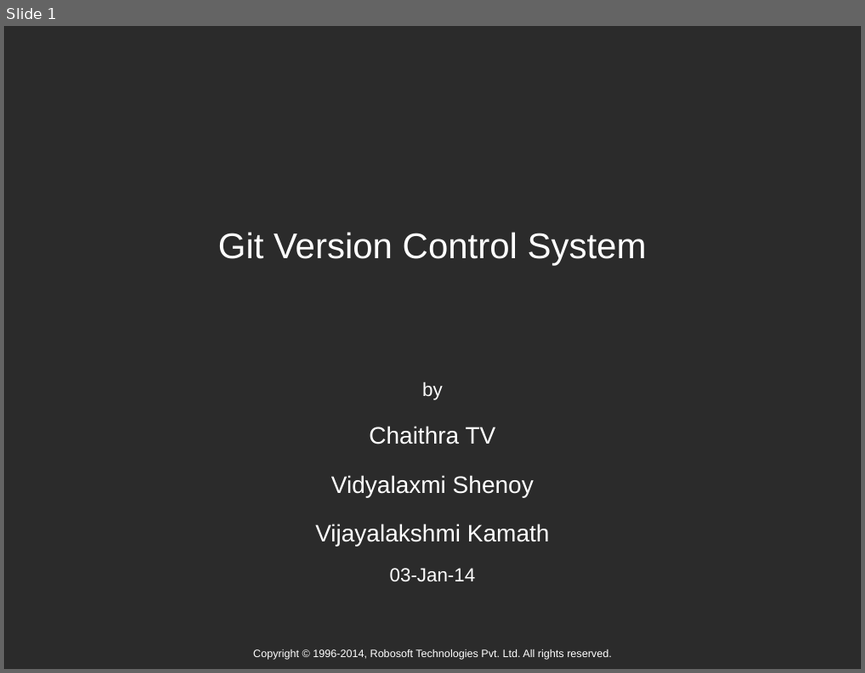
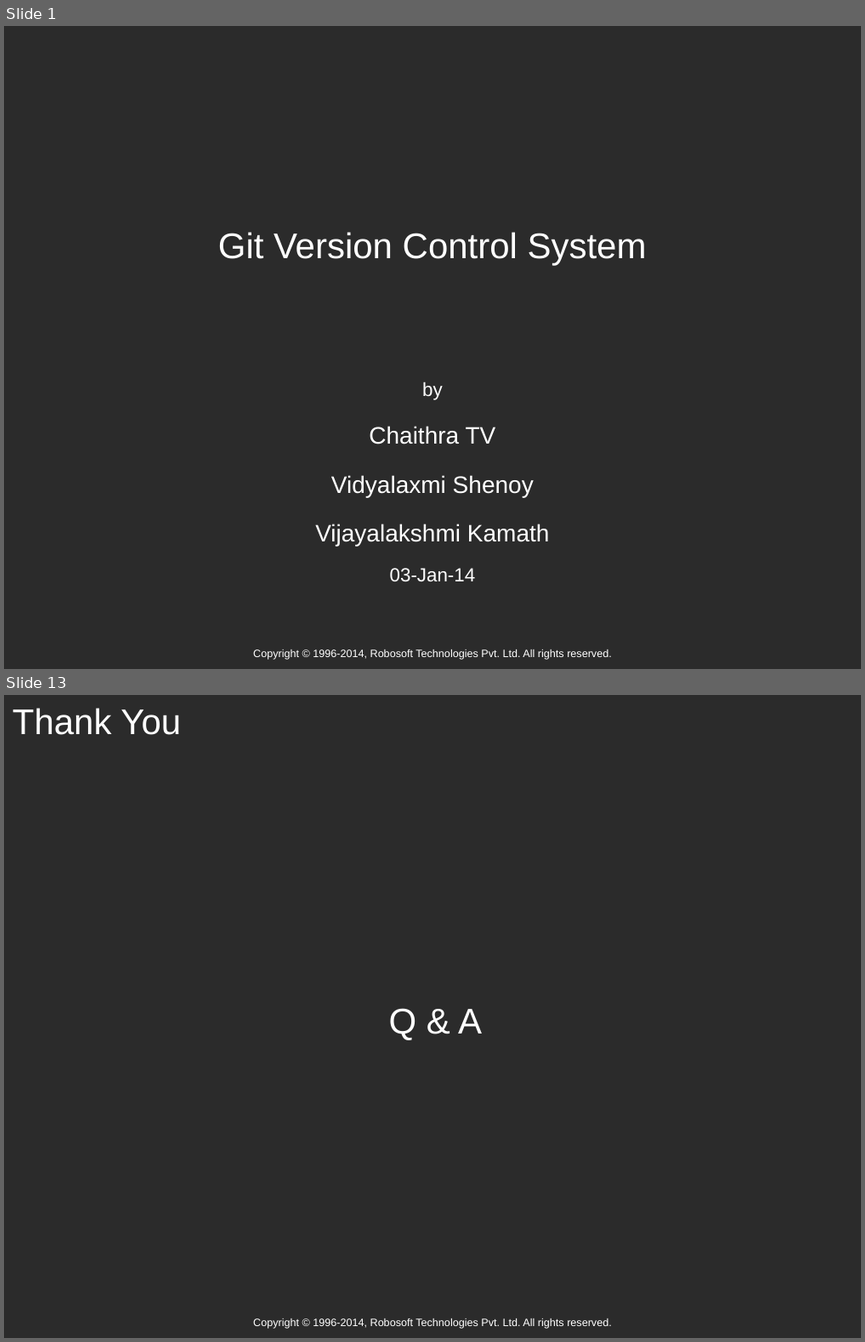
Before and after one commit to vidyalaxmi/GitPresentation, a slide deck: Subject (Limited).ppt. Shown one above the other, each under a label of ours: slide 1 before the commit, slides 1 and 13 after it; the slides between them are not shown. The pictures are 865x673 and 865x1342 pixels, drawn with LibreOffice and Linux fonts; fonts in the diff are those of the drawing; background and template pictures are left out; a plain dark background stands for a picture behind light text. Boxes give left, top, right and bottom in pixels: in the first picture for what was removed or moved away, otherwise in the second. Text is boxed around its words. In the diff, an @@ line names an element or a change of style, - is before the commit and + after.

```diff
--- a/Subject (Limited).ppt
+++ b/Subject (Limited).ppt
@@ slide 13 added at [4, 695, 861, 1338], background picture (left out); not listed: 1 template element that a slide beside it also shows @@
@@ title added at [12, 708, 181, 735], 30 pt, text #FFFFFF @@
+Thank You
@@ text added at [389, 1008, 482, 1040], 30 pt, text #FFFFFF @@
+Q & A
```
Also in this commit, not shown: 8 other slides added, 3 other files.
